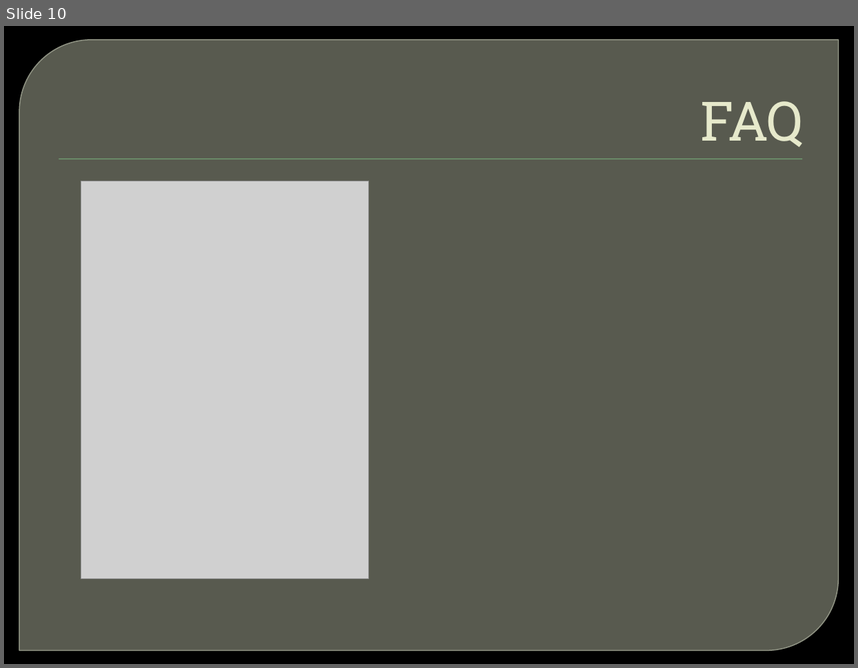
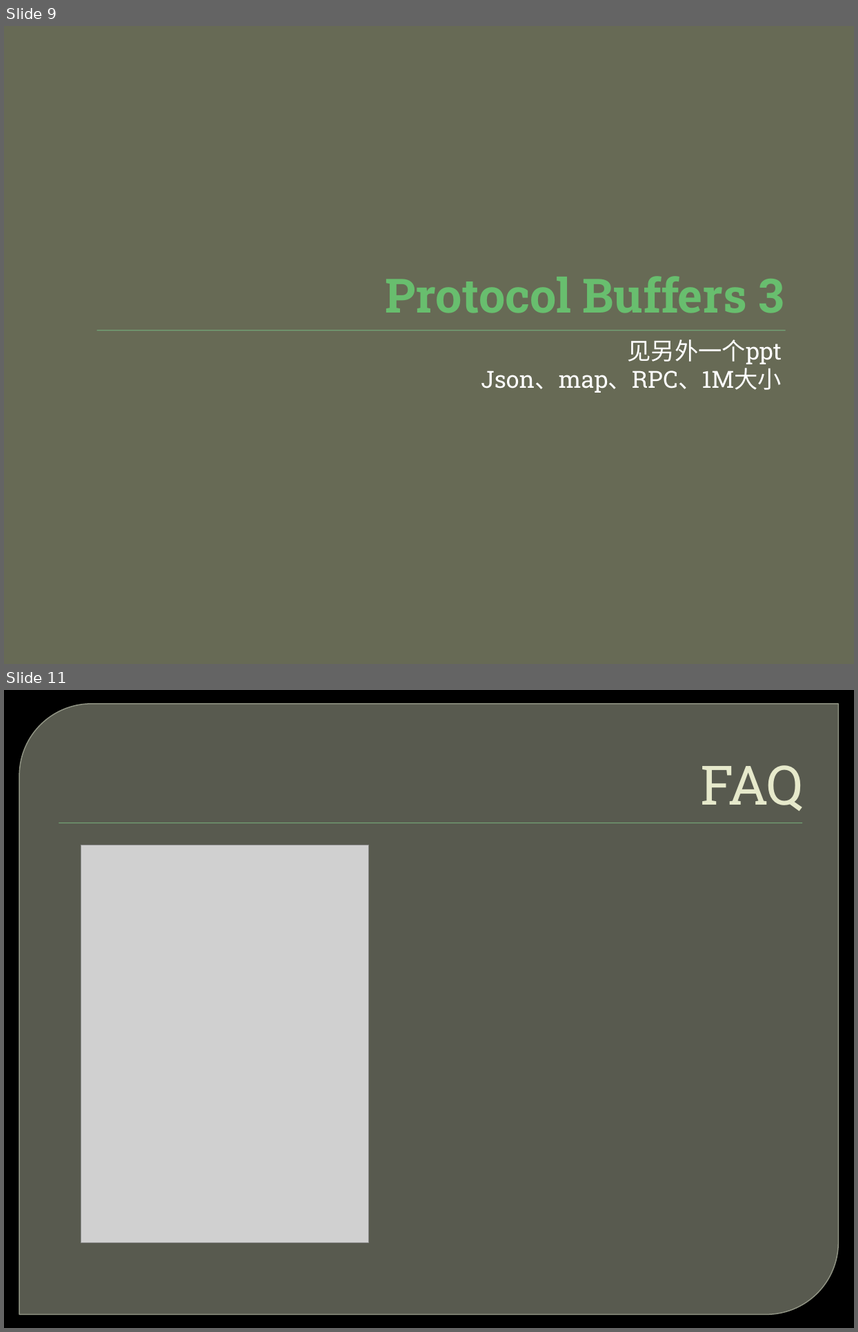
Before and after one commit to ghj1976/lecture, a slide deck: gRPC简介/gRPC简介.pptx. Shown one above the other, each under a label of ours: slide 10 before the commit, slides 9 and 11 after it; the slides between them are not shown. The pictures are 858x668 and 858x1332 pixels, drawn with LibreOffice and Linux fonts; fonts in the diff are those of the drawing; grey boxes stand for pictures; background and template pictures are left out. Boxes give left, top, right and bottom in pixels: in the first picture for what was removed or moved away, otherwise in the second. Text is boxed around its words. In the diff, an @@ line names an element or a change of style, - is before the commit and + after.

```diff
--- a/gRPC简介/gRPC简介.pptx
+++ b/gRPC简介/gRPC简介.pptx
@@ slide 9 added at (4,26,854,664), background #676A55 @@
@@ title added at (385,276,784,313), 40 pt, text #69BF70, bold @@
+Protocol Buffers 3
@@ rectangle added at (96,330,785,330), fill #72A376 @@
@@ text added at (481,339,782,392), 20 pt, text #FFFFFF @@
+见另外一个ppt
+Json、map、RPC、1M大小
@@ what was slide 10 is now slide 11 @@
```
Also in this commit, not shown: 1 slide changed, 1 other slide added, 1 slide removed, 1 other file.
